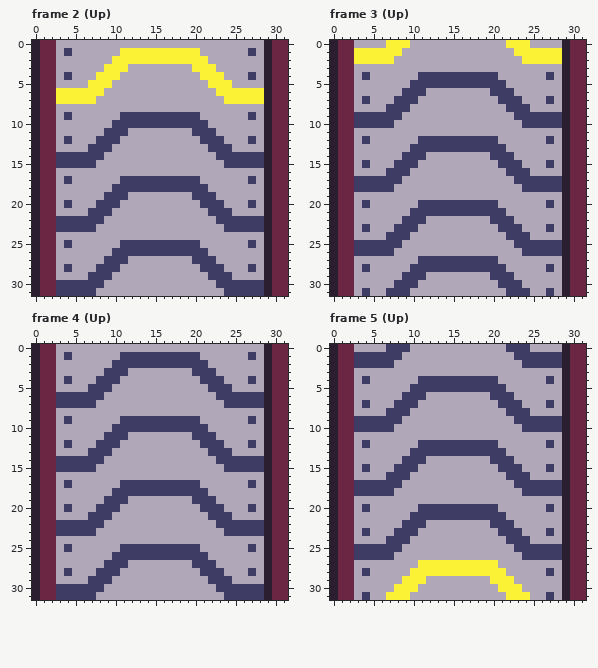
A pixel-art file gets an edit: Belts/ConveyerBelts.aseprite. Above is the file before it was changed.
32x32 pixels, 41 frames. Shown: frame 2 (Up), frame 3 (Up), frame 4 (Up), frame 5 (Up). The commit also changed other frames, which this record leaves out.
After:
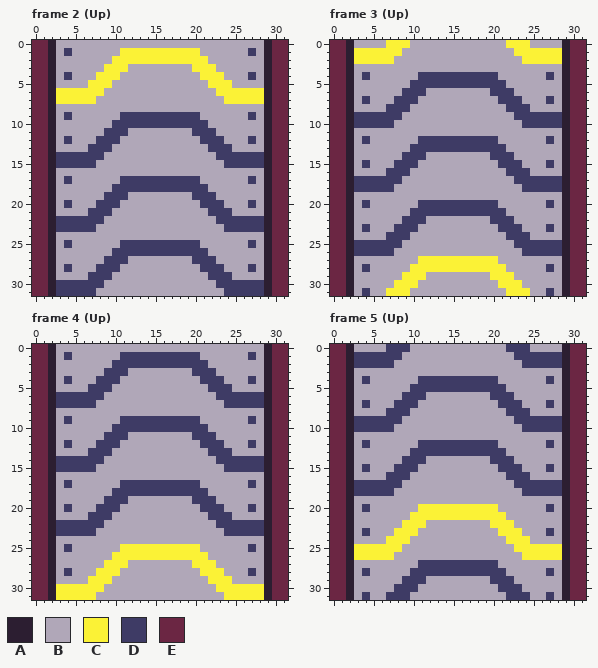
Palette (. is transparent): A #2c1e31  B #b0a7b8  C #fbf236  D #3e3b65  E #6b2643
The exact change:
Changed rows in their new state; - is an unchanged pixel.
Frame 2 (Up):
first column x 0:
 0 E-A
 1 E-A
 2 E-A
 3 E-A
 4 E-A
 5 E-A
 6 E-A
 7 E-A
 8 E-A
 9 E-A
10 E-A
11 E-A
12 E-A
13 E-A
14 E-A
15 E-A
16 E-A
17 E-A
18 E-A
19 E-A
20 E-A
21 E-A
22 E-A
23 E-A
24 E-A
25 E-A
26 E-A
27 E-A
28 E-A
29 E-A
30 E-A
31 E-A
Frame 3 (Up):
first column x 0:
 0 E-A----------------------
 1 E-A----------------------
 2 E-A----------------------
 3 E-A----------------------
 4 E-A----------------------
 5 E-A----------------------
 6 E-A----------------------
 7 E-A----------------------
 8 E-A----------------------
 9 E-A----------------------
10 E-A----------------------
11 E-A----------------------
12 E-A----------------------
13 E-A----------------------
14 E-A----------------------
15 E-A----------------------
16 E-A----------------------
17 E-A----------------------
18 E-A----------------------
19 E-A----------------------
20 E-A----------------------
21 E-A----------------------
22 E-A----------------------
23 E-A----------------------
24 E-A----------------------
25 E-A----------------------
26 E-A----------------------
27 E-A--------CCCCCCCCCC----
28 E-A-------CCCCCCCCCCCC---
29 E-A------CCC--------CCC--
30 E-A-----CCC----------CCC-
31 E-A----CCC------------CCC
Frame 4 (Up):
first column x 0:
 0 E-A--------------------------
 1 E-A--------------------------
 2 E-A--------------------------
 3 E-A--------------------------
 4 E-A--------------------------
 5 E-A--------------------------
 6 E-A--------------------------
 7 E-A--------------------------
 8 E-A--------------------------
 9 E-A--------------------------
10 E-A--------------------------
11 E-A--------------------------
12 E-A--------------------------
13 E-A--------------------------
14 E-A--------------------------
15 E-A--------------------------
16 E-A--------------------------
17 E-A--------------------------
18 E-A--------------------------
19 E-A--------------------------
20 E-A--------------------------
21 E-A--------------------------
22 E-A--------------------------
23 E-A--------------------------
24 E-A--------------------------
25 E-A--------CCCCCCCCCC--------
26 E-A-------CCCCCCCCCCCC-------
27 E-A------CCC--------CCC------
28 E-A-----CCC----------CCC-----
29 E-A----CCC------------CCC----
30 E-ACCCCCC--------------CCCCCC
31 E-ACCCCC----------------CCCCC
Frame 5 (Up):
first column x 0:
 0 E-A--------------------------
 1 E-A--------------------------
 2 E-A--------------------------
 3 E-A--------------------------
 4 E-A--------------------------
 5 E-A--------------------------
 6 E-A--------------------------
 7 E-A--------------------------
 8 E-A--------------------------
 9 E-A--------------------------
10 E-A--------------------------
11 E-A--------------------------
12 E-A--------------------------
13 E-A--------------------------
14 E-A--------------------------
15 E-A--------------------------
16 E-A--------------------------
17 E-A--------------------------
18 E-A--------------------------
19 E-A--------------------------
20 E-A--------CCCCCCCCCC--------
21 E-A-------CCCCCCCCCCCC-------
22 E-A------CCC--------CCC------
23 E-A-----CCC----------CCC-----
24 E-A----CCC------------CCC----
25 E-ACCCCCC--------------CCCCCC
26 E-ACCCCC----------------CCCCC
27 E-A--------DDDDDDDDDD--------
28 E-A-------DDDDDDDDDDDD-------
29 E-A------DDD--------DDD------
30 E-A-----DDD----------DDD-----
31 E-A----DDD------------DDD----
Where, in picture pixels (left, top, right, bottom), the same in both pictures:
changed: (32, 40, 56, 296)
changed: (330, 40, 354, 296)
changed: (386, 256, 530, 296)
changed: (32, 344, 264, 600)
changed: (330, 344, 562, 600)
